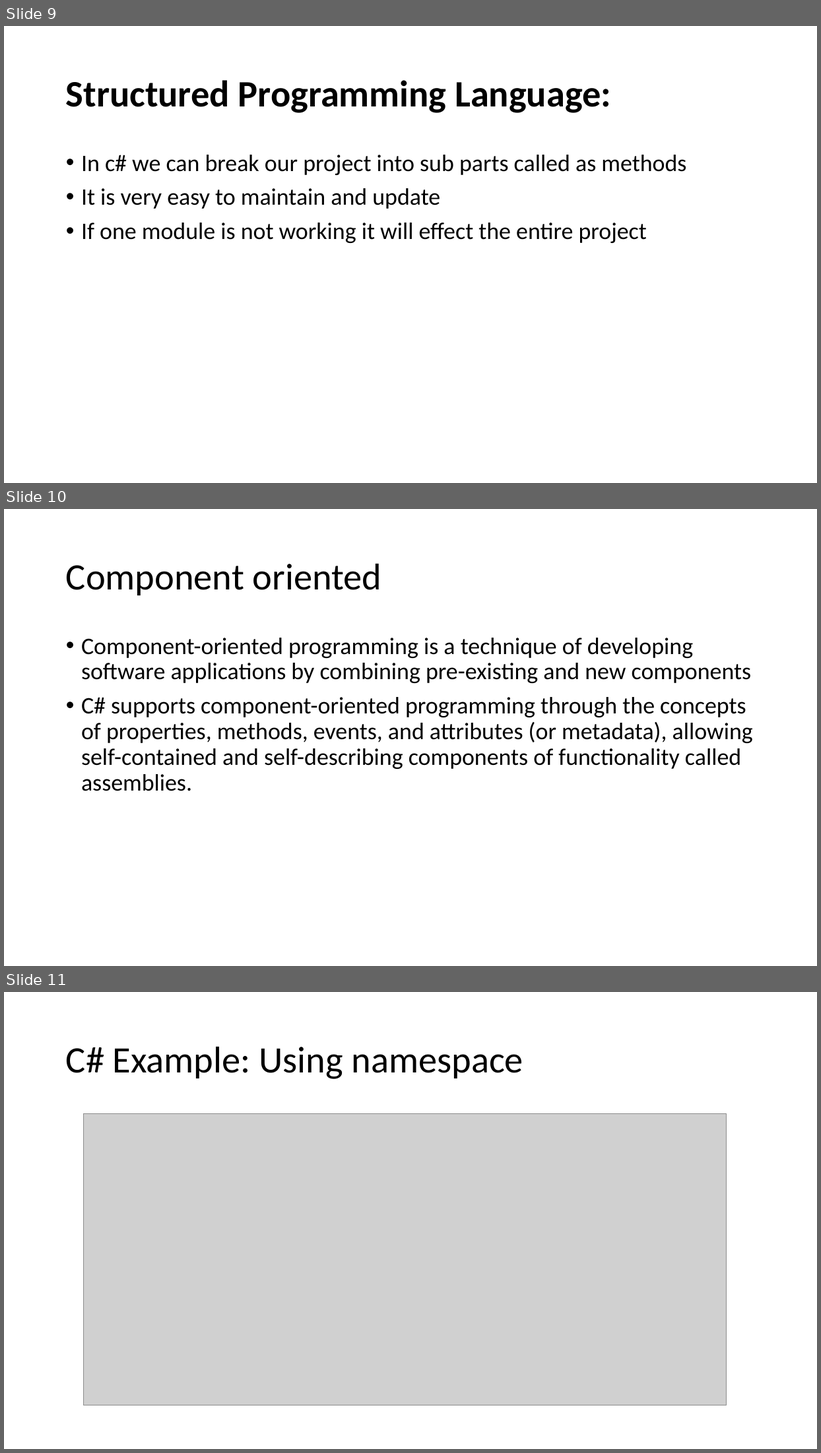
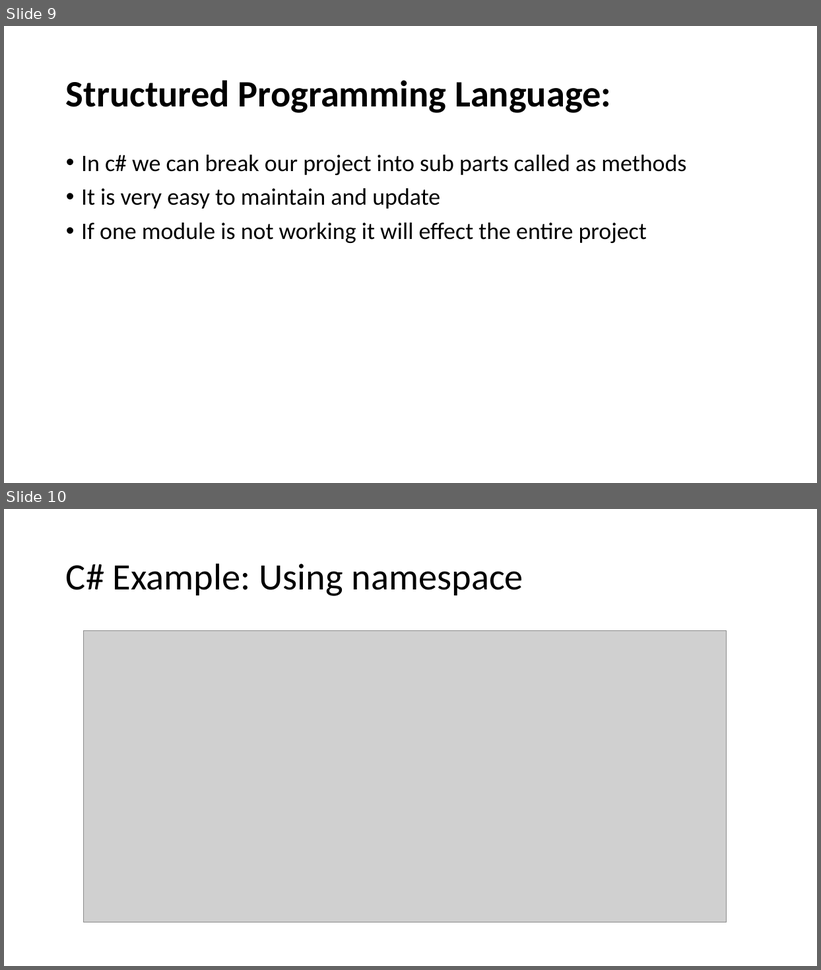
Before and after one commit to MadhuSudhan-Gangumolu/ppt, a slide deck: c#.pptx. Shown one above the other, each under a label of ours: slides 9, 10 and 11 before the commit, slides 9 and 10 after it. The pictures are 821x1453 and 821x970 pixels, drawn with LibreOffice and Linux fonts; fonts in the diff are those of the drawing; grey boxes stand for pictures. Boxes give left, top, right and bottom in pixels: in the first picture for what was removed or moved away, otherwise in the second. Text is boxed around its words. In the diff, an @@ line names an element or a change of style, - is before the commit and + after.

```diff
--- a/c#.pptx
+++ b/c#.pptx
@@ slide 10 removed at (4, 509, 817, 966), background #FFFFFF @@
@@ title removed at (66, 563, 382, 595) @@
-Component oriented
@@ text removed at (81, 638, 753, 791) @@
-• Component-oriented programming is a technique of developing software applications by combining pre-existing and new components
-• C# supports component-oriented programming through the concepts of properties, methods, events, and attributes (or metadata), allowing self-contained and self-describing components of functionality called assemblies.
@@ what was slide 11 is now slide 10 @@
```
Also in this commit, not shown: 3 slides changed, 5 slides added.
